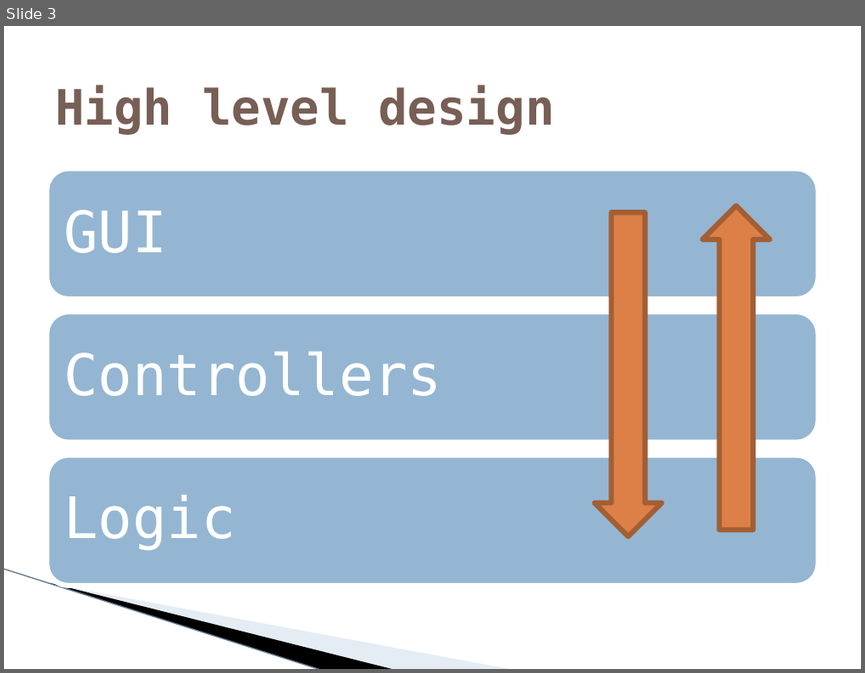
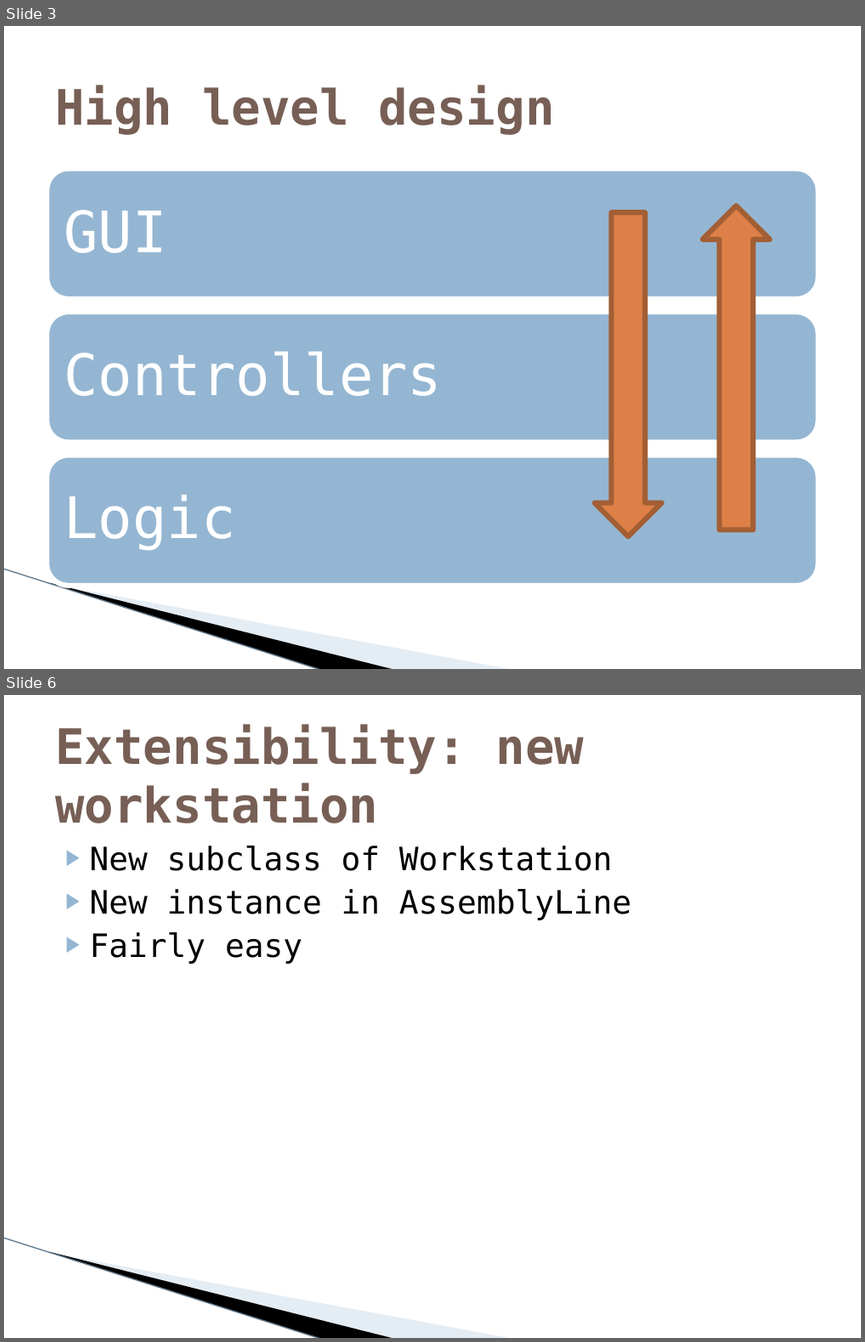
Before and after one commit to MichielAriens/assemassist12, a slide deck: Software Design.pptx. Shown one above the other, each under a label of ours: slide 3 before the commit, slides 3 and 6 after it; the slides between them are not shown. The pictures are 865x673 and 865x1342 pixels, drawn with LibreOffice and Linux fonts; fonts in the diff are those of the drawing; background and template pictures are left out. Boxes give left, top, right and bottom in pixels: in the first picture for what was removed or moved away, otherwise in the second. Text is boxed around its words. In the diff, an @@ line names an element or a change of style, - is before the commit and + after.

```diff
--- a/Software Design.pptx
+++ b/Software Design.pptx
@@ slide 6 added at bbox=[4, 695, 861, 1338], background #FFFFFF; not listed: 3 template elements that a slide beside it also shows @@
@@ title added at bbox=[55, 725, 585, 823], 41 pt, text #775F55, bold @@
+Extensibility: new workstation
@@ text added at bbox=[90, 845, 631, 964], 27 pt, text #000000 @@
+▶ New subclass of Workstation
+▶ New instance in AssemblyLine
+▶ Fairly easy
```
Also in this commit, not shown: 7 other slides added, 1 slide removed.
